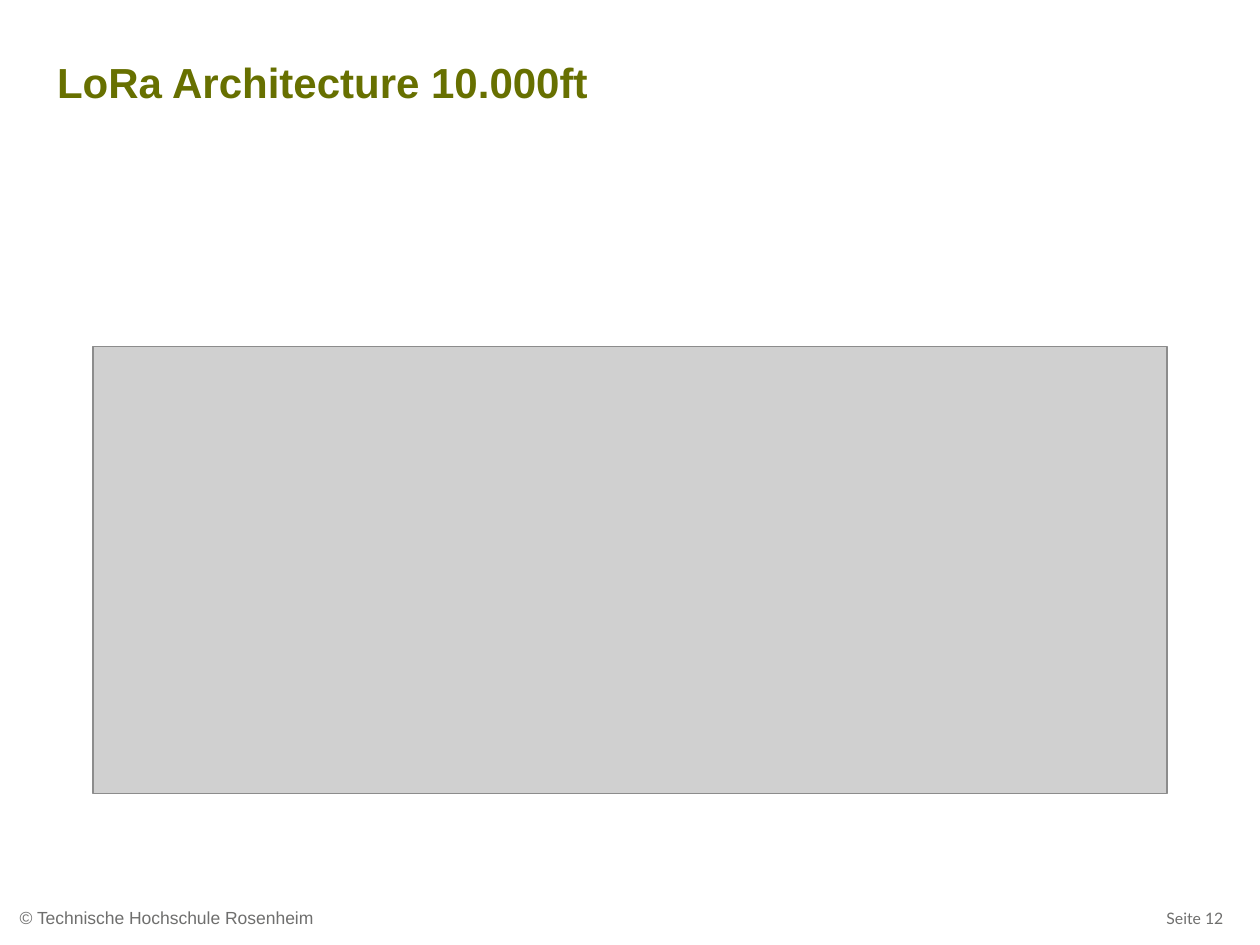
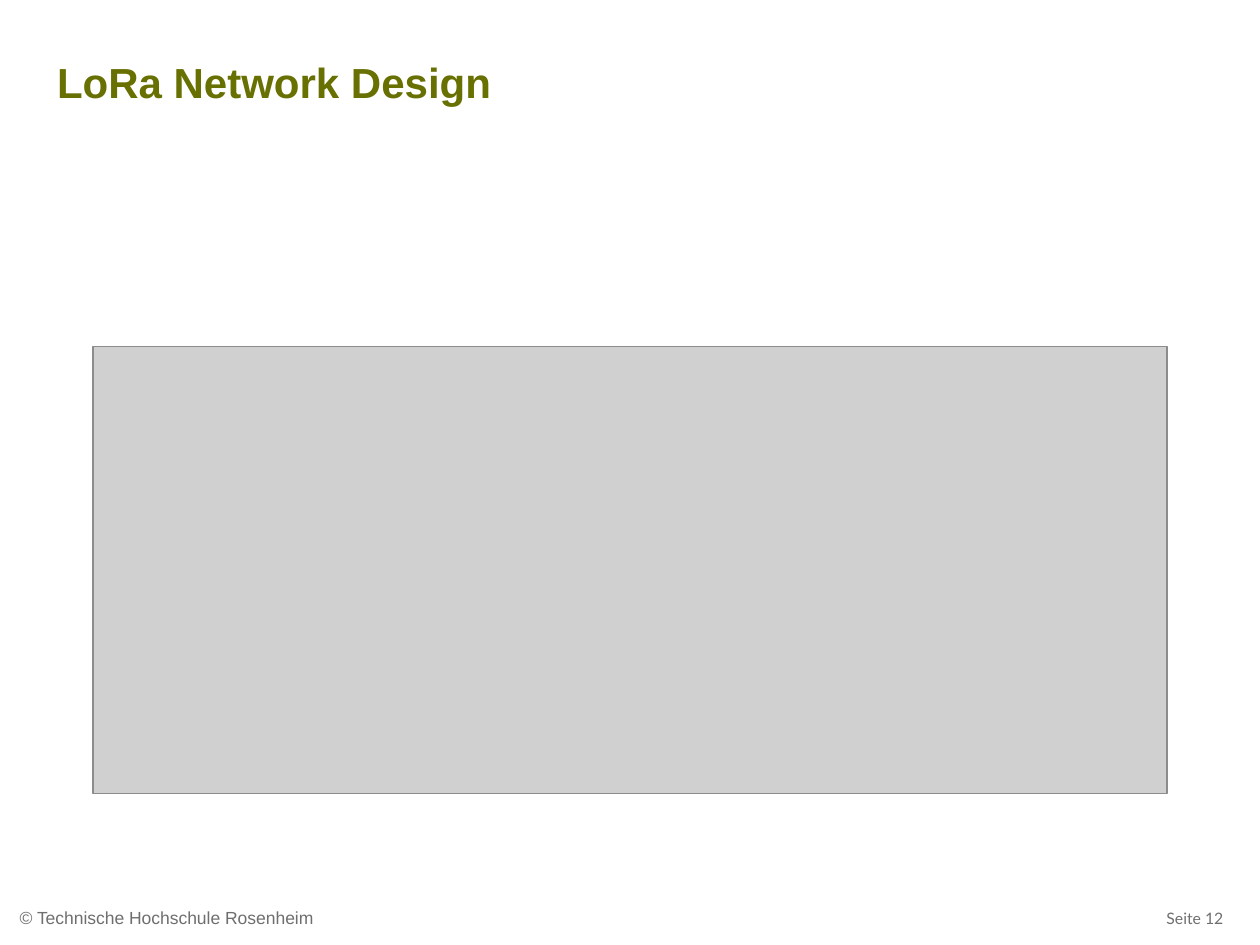
Before and after one commit to ammoza/hsro-inf-iot.github.io, a slide deck: slide 12 of assets/03-vorlesung/03-Vorlesung.pptx. Drawn at 1260x945 pixels with LibreOffice and Linux fonts; fonts in the diff are those of the drawing; grey boxes stand for pictures; background and template pictures are left out. Boxes give left, top, right and bottom in pixels: in the first picture for what was removed or moved away, otherwise in the second. Text is boxed around its words. In the diff, an @@ line names an element or a change of style, - is before the commit and + after.

```diff
--- a/assets/03-vorlesung/03-Vorlesung.pptx
+++ b/assets/03-vorlesung/03-Vorlesung.pptx
@@ title at (57, 67, 491, 106): text changed @@
-LoRa Architecture 10.000ft
+LoRa Network Design
```
Also in this commit, not shown: 1 other slide changed, 2 slides added, 1 slide removed, 3 other files.
